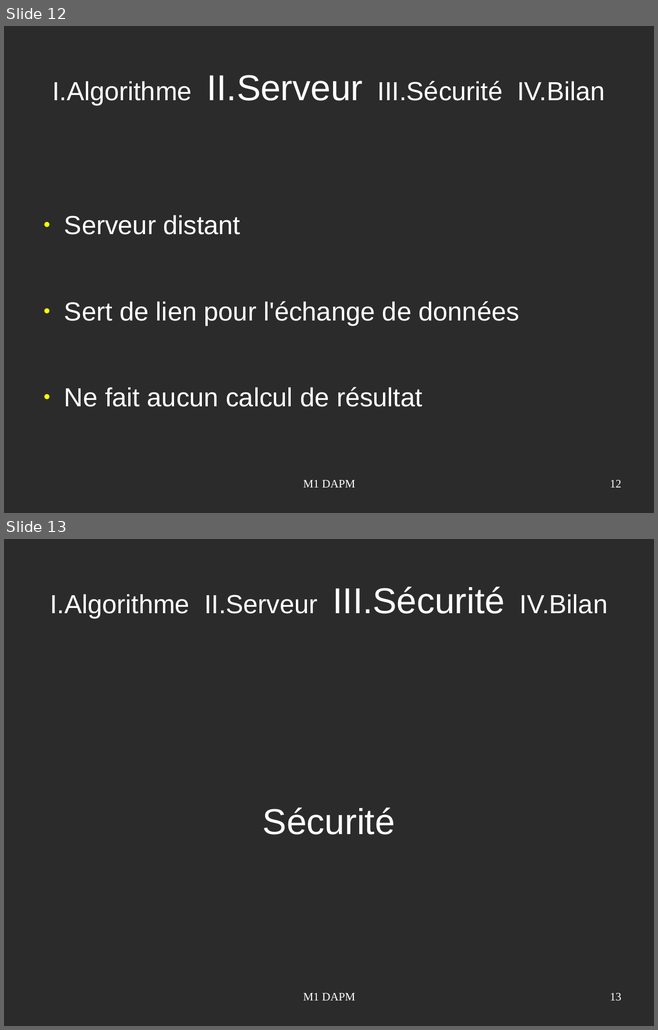
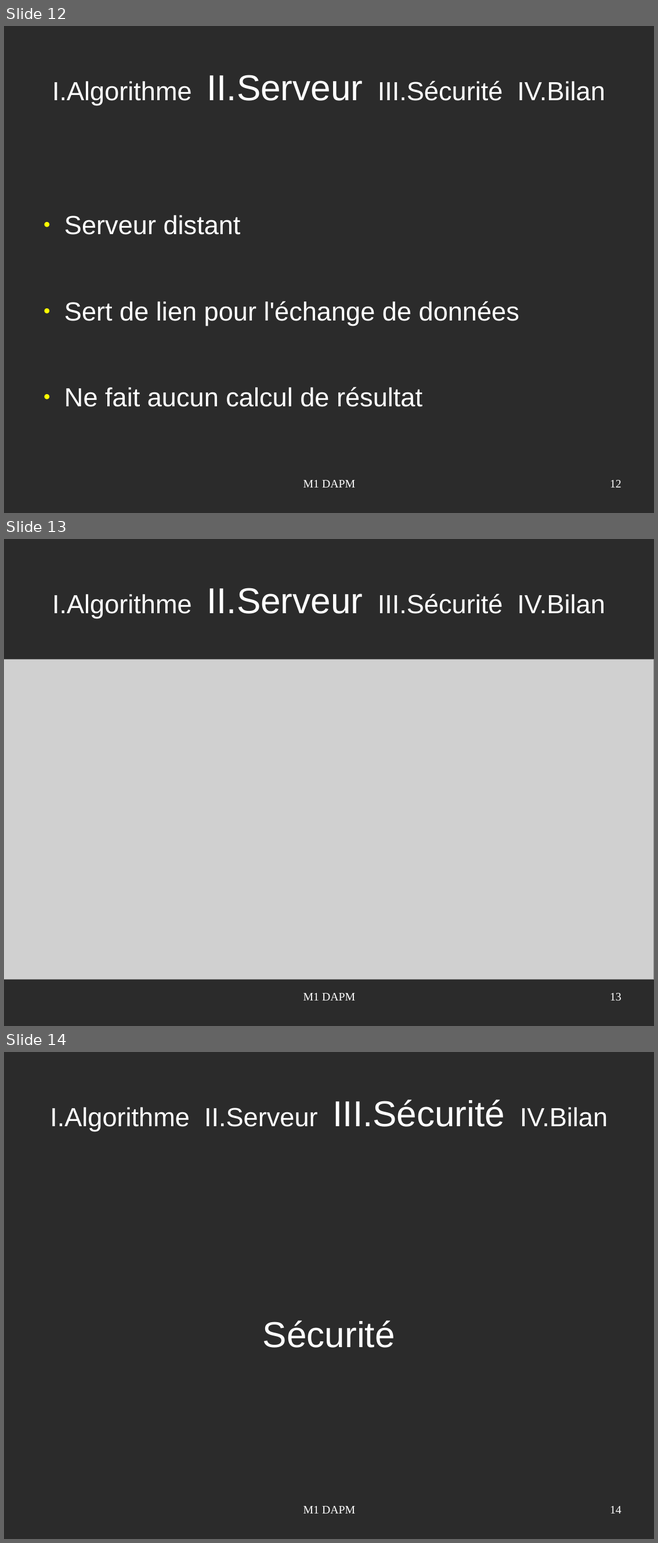
Before and after one commit to Smaylis13/ProjetM1, a slide deck: PresentationProjetM1evs.odp. Shown one above the other, each under a label of ours: slides 12 and 13 before the commit, slides 12, 13 and 14 after it. The pictures are 658x1030 and 658x1543 pixels, drawn with LibreOffice and Linux fonts; fonts in the diff are those of the drawing; grey boxes stand for pictures; background and template pictures are left out; a plain dark background stands for a picture behind light text. Boxes give left, top, right and bottom in pixels: in the first picture for what was removed or moved away, otherwise in the second. Text is boxed around its words. In the diff, an @@ line names an element or a change of style, - is before the commit and + after.

Commit message:
Ajout de la diapo documentation

```diff
--- a/PresentationProjetM1evs.odp
+++ b/PresentationProjetM1evs.odp
@@ slide 13 added at bbox=[4, 539, 654, 1026], background picture (left out) @@
@@ title added at bbox=[52, 588, 604, 618], 32 pt, text #FFFFFF @@
+I.Algorithme II.Serveur III.Sécurité IV.Bilan
@@ picture added at bbox=[4, 660, 654, 980] @@
@@ text added at bbox=[303, 993, 355, 1001], 14 pt, text #FFFFFF @@
+M1 DAPM
@@ page number added at bbox=[610, 993, 621, 1001], 14 pt, text #FFFFFF @@
+13
@@ what was slide 13 is now slide 14 @@
@@ page number at bbox=[610, 1506, 621, 1514]: text changed @@
-13
+14
```
